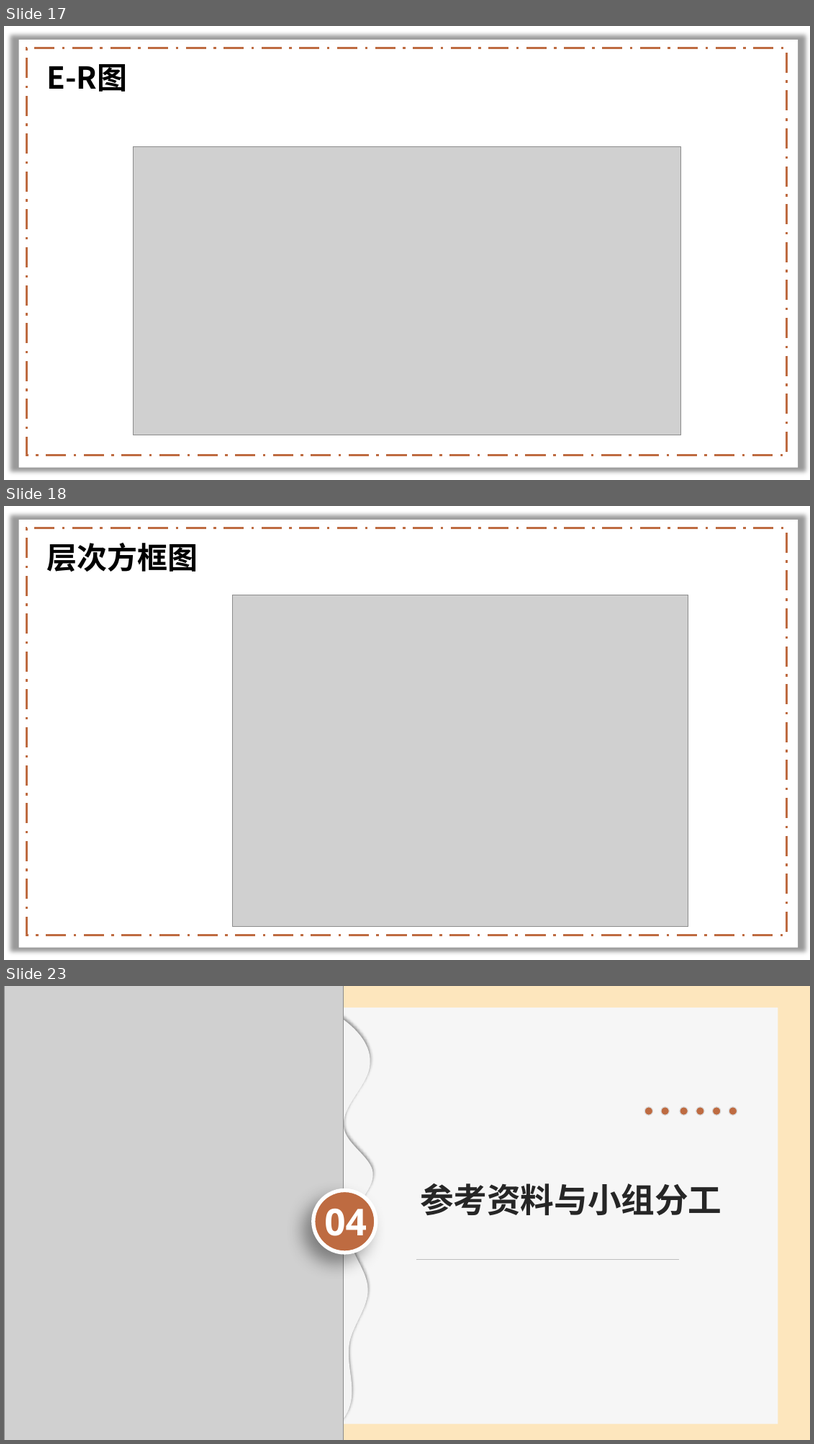
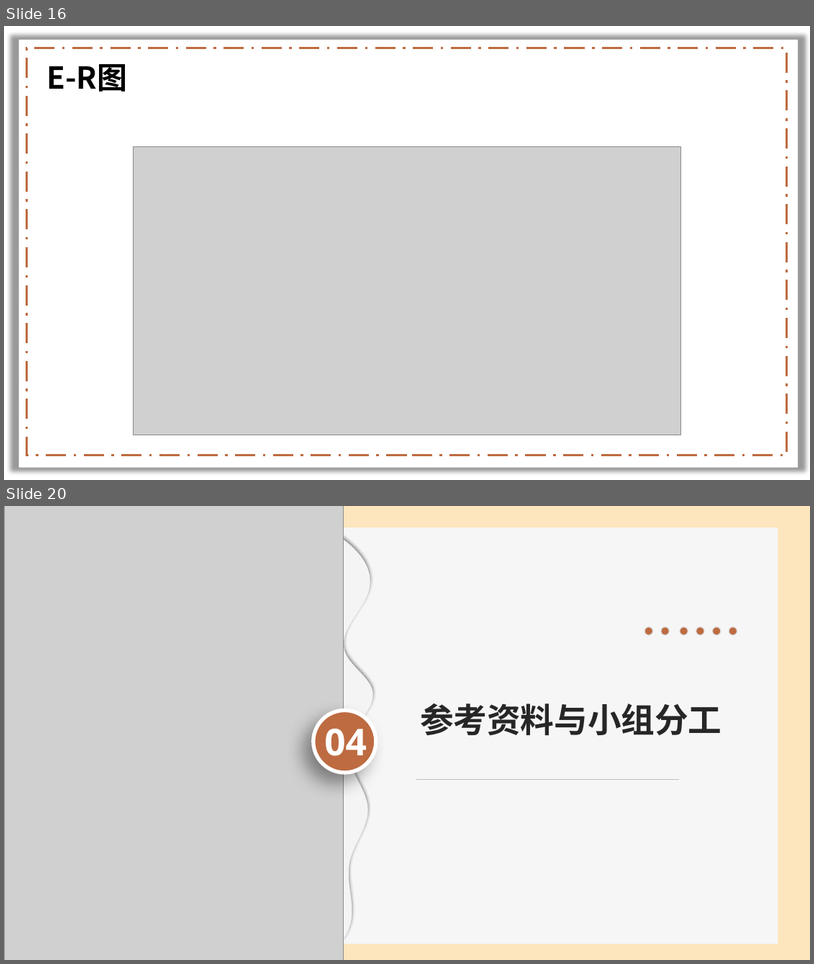
Before and after one commit to lenovo-wu/G11ZUCC, a slide deck: 需求规格说明.pptx. Shown one above the other, each under a label of ours: slides 17, 18 and 23 before the commit, slides 16 and 20 after it; the slides between them are not shown. The pictures are 814x1444 and 814x964 pixels, drawn with LibreOffice and Linux fonts; fonts in the diff are those of the drawing; grey boxes stand for pictures; background and template pictures are left out. Boxes give left, top, right and bottom in pixels: in the first picture for what was removed or moved away, otherwise in the second. Text is boxed around its words. In the diff, an @@ line names an element or a change of style, - is before the commit and + after.

```diff
--- a/需求规格说明.pptx
+++ b/需求规格说明.pptx
@@ slide 18 removed at [4, 506, 810, 960], background picture (left out); not listed: 2 template elements that a slide beside it also shows @@
@@ text removed at [46, 543, 198, 572] @@
-层次方框图
@@ picture removed at [233, 595, 688, 926] @@
@@ what was slide 17 is now slide 16 @@
@@ what was slide 23 is now slide 20 @@
```
Also in this commit, not shown: 4 slides changed, 1 slide added, 3 other slides removed.
